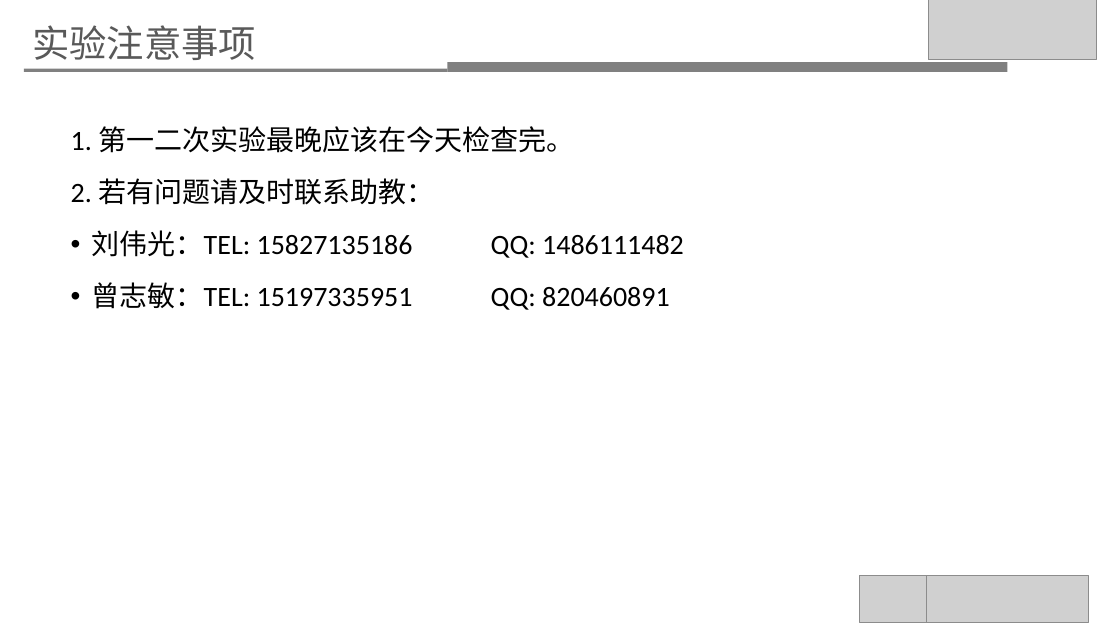
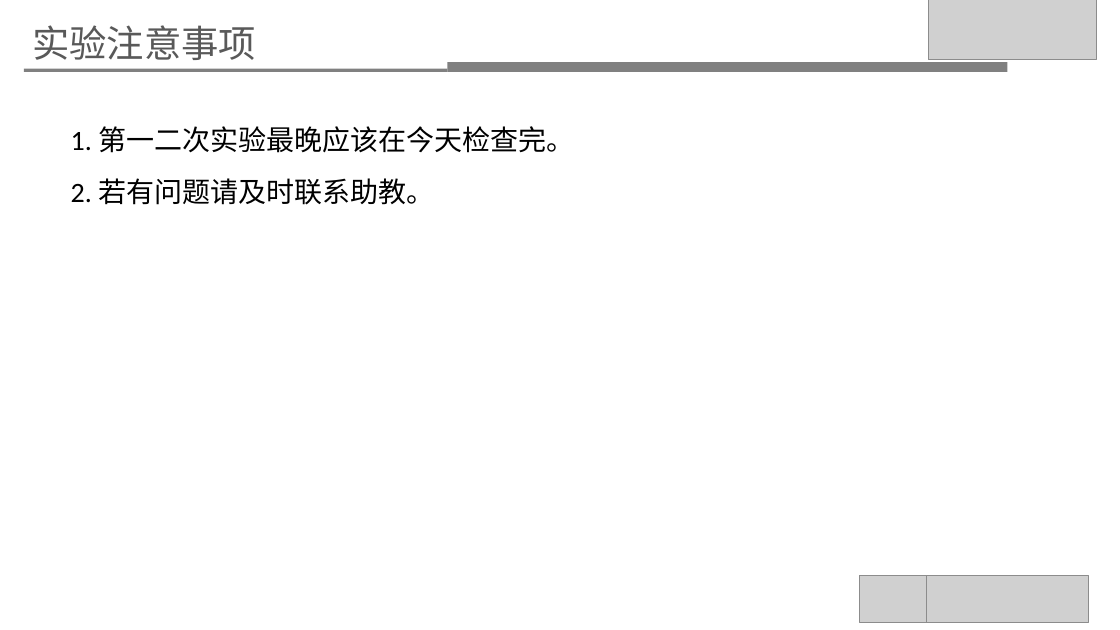
Before and after one commit to ekesaitingg/hust-big-data-analysis2021, a slide deck: slide 7 of 实验三 关系挖掘实验.pptx. Drawn at 1120x630 pixels with LibreOffice and Linux fonts; fonts in the diff are those of the drawing; grey boxes stand for pictures. Boxes give left, top, right and bottom in pixels: in the first picture for what was removed or moved away, otherwise in the second. Text is boxed around its words. In the diff, an @@ line names an element or a change of style, - is before the commit and + after.

```diff
--- a/实验三 关系挖掘实验.pptx
+++ b/实验三 关系挖掘实验.pptx
@@ text at bbox=[71, 178, 434, 205]: text changed @@
-2. 若有问题请及时联系助教：
-• 刘伟光：TEL: 15827135186 QQ: 1486111482
-• 曾志敏：TEL: 15197335951 QQ: 820460891
+2. 若有问题请及时联系助教。
```
Also in this commit, not shown: 1 other slide changed, 4 other files.
